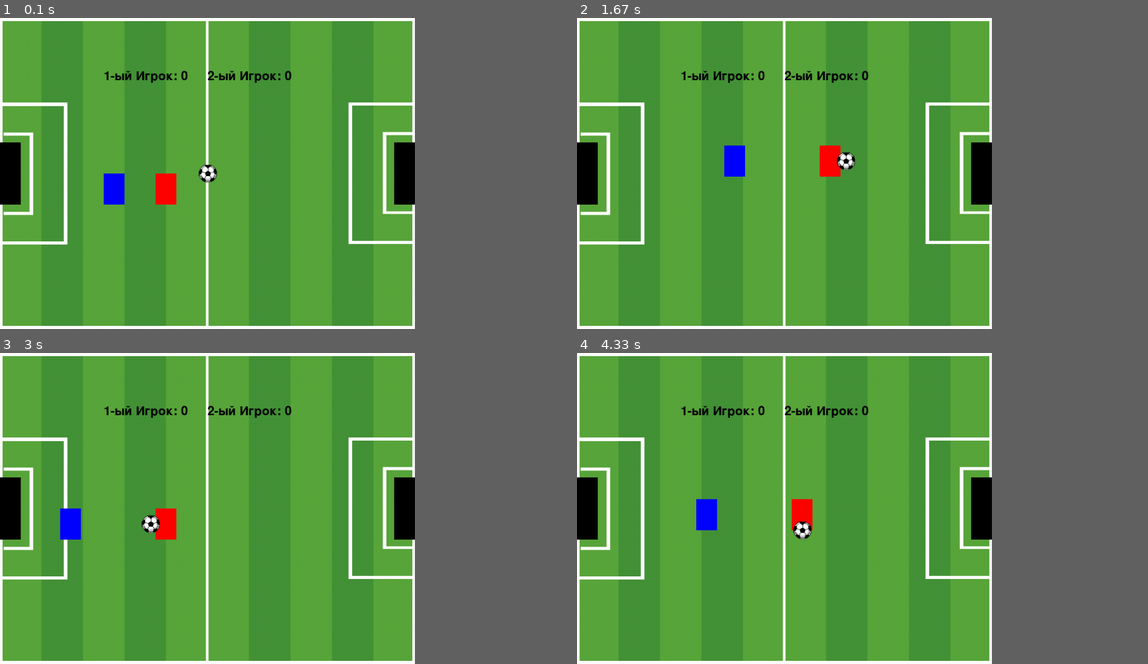
Above: before the commit, frames 1-4 (two rows, left to right).
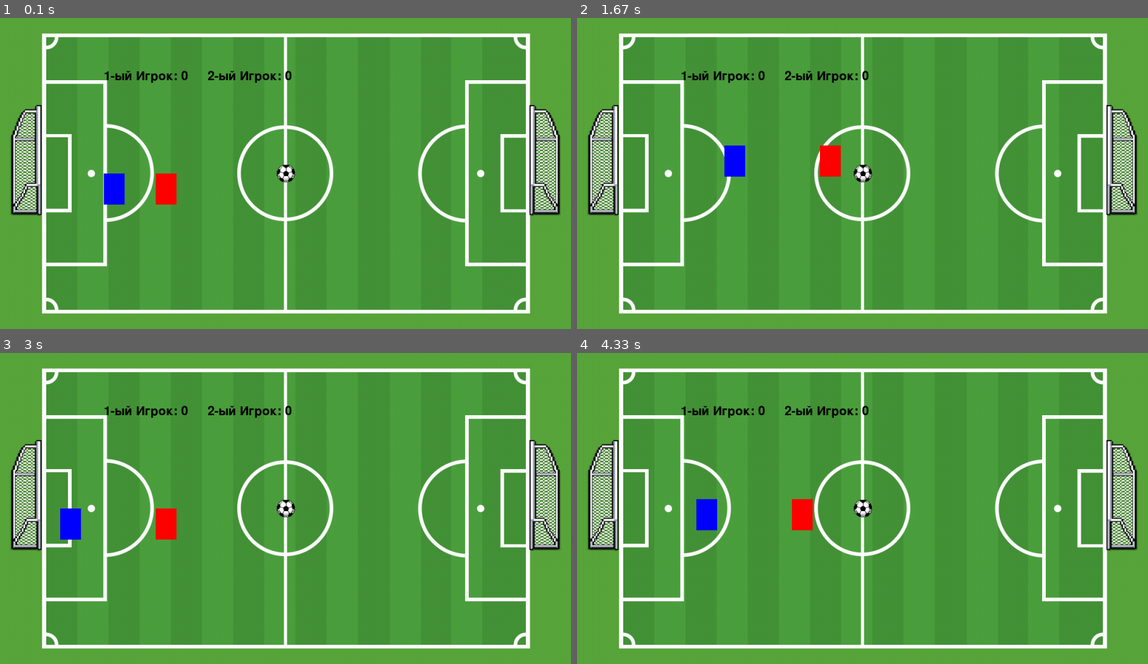
Above: after the commit, the same moments.

Repository: mustafozokirzhonov-sys/Football-pygame
Game: pygame game, started from game.py
The game is run twice, just before and just after one commit, with the same random seed, the same clock (stepped at 60 frames per second) and the same inputs.
Inputs:
- Up to frame 1 (0.1 s): no input
- Up to frame 2 (1.67 s): hold Right 0.33-0.8 s; hold Up 0.83-1.13 s; hold W 0.83-1.13 s; hold Right 1.17-1.63 s; hold D 1.17-1.63 s
- Up to frame 3 (3 s): hold Left 1.67-2.2 s; hold A 1.67-2.2 s; hold Down 2.23-2.53 s; hold S 2.23-2.53 s; hold Left 2.57-2.97 s; hold A 2.57-2.97 s
- Up to frame 4 (4.33 s): hold Up 3-3.37 s; hold W 3-3.37 s; hold Right 3.4-4.03 s; hold D 3.4-4.03 s; hold Down from 4.07 s (still down); hold S from 4.07 s (still down)
The window is 654x490 before the commit and 900x490 after it. Grey fills any space a smaller window leaves; there, only what the larger window draws over its background counts as a difference.

The runs differ from the first frame. In frame 1, 17% of the frame differs, in the area x 0-99%, y 0-100%; in frame 2, 17%; in frame 3, 17%; in frame 4, 17%.

Commit message:
goal surface created, new stadium, corrected borders

Diff:
--- a/ball.py
+++ b/ball.py
@@ -24,10 +24,10 @@
 
         self.rect.center=(self.pos.x,self.pos.y)
 
-        if self.rect.top <= 0 or self.rect.bottom >= 600:
+        if self.rect.top <= 30 or self.rect.bottom >= 570:
             self.velocity *= -0.7
 
-        if self.rect.right >= 800 or self.rect.left <= 0:
+        if self.rect.right >= 1020 or self.rect.left <= 80:
             self.velocity *= -0.7
 
 
--- a/game.py
+++ b/game.py
@@ -6,23 +6,26 @@
 
 pygame.init()
 
-WIDTH = 800
+WIDTH = 1100
 HEIGHT = 600
 
 screen = pygame.display.set_mode((WIDTH, HEIGHT))
 pygame.display.set_caption("football")
 
-stadium_surf = pygame.image.load("./img/soccer-field.jpg")
+soccer_field_surf = pygame.image.load("./img/soccer-field.jpg")
+
+goal1_surf = pygame.image.load("./img/goal.png").convert_alpha()
+goal1_rect = goal1_surf.get_rect(center=(50,275))
+
+goal2_surf = pygame.image.load("./img/goal.png").convert_alpha()
+goal2_surf = pygame.transform.flip(goal2_surf,True,False).convert_alpha()
+goal2_rect = goal2_surf.get_rect(center=(1050,275))
+
 score = 0
 score2 = 0
 
 GOAL_WIDTH = 40
 GOAL_HEIGHT = 120
-
-goal1 = pygame.Rect(0,240,GOAL_WIDTH,GOAL_HEIGHT)
-
-goal2 = pygame.Rect(760,240,GOAL_WIDTH,GOAL_HEIGHT)
-
 
 clock = pygame.time.Clock()
 
@@ -50,17 +53,9 @@
     if player.rect.colliderect(ball.rect):
         ball.owner = player
         ball.velocity = pygame.math.Vector2(0, 0)
+        ball.catch_cooldown = TACKLE_COOLDOWN_FRAMES
 
 
-def tackle(player, ball):
-    if ball.owner is None or ball.owner is player:
-        return
-    if ball.catch_cooldown > 0:
-        return
-    if player.rect.colliderect(ball.owner.rect):
-        ball.owner = player
-        ball.velocity = pygame.math.Vector2(0, 0)
-        ball.catch_cooldown = TACKLE_COOLDOWN_FRAMES
 
 font = pygame.font.Font(None, 36)
 text_surf_1 = font.render("1-ый Игрок: 0",True,(0,0,0))
@@ -85,10 +80,8 @@
     ball.update()
     catch_ball(player1, ball)
     catch_ball(player2, ball)
-    tackle(player1, ball)
-    tackle(player2, ball)
 
-    if ball.rect.colliderect(goal1):
+    if ball.rect.colliderect(goal1_rect):
         score += 1
 
         print(score)
@@ -97,7 +90,7 @@
         ball.velocity = pygame.math.Vector2(0,0)
         ball.owner = None
 
-    if ball.rect.colliderect(goal2):
+    if ball.rect.colliderect(goal2_rect):
         score2 += 1
 
         print(score2)
@@ -107,11 +100,10 @@
         ball.owner = None
 
     """ ОТРИСОВКА """
-    screen.blit(stadium_surf,(0,0))
+    screen.blit(soccer_field_surf,(0,0))
 
-    pygame.draw.rect(screen,black,goal1)
-
-    pygame.draw.rect(screen,black,goal2)
+    screen.blit(goal1_surf,goal1_rect)
+    screen.blit(goal2_surf,goal2_rect)
 
     player1.draw(screen=screen, color=blue)
 
Binary file changed: img/goal.png
Binary file changed: img/soccer-field.jpg
